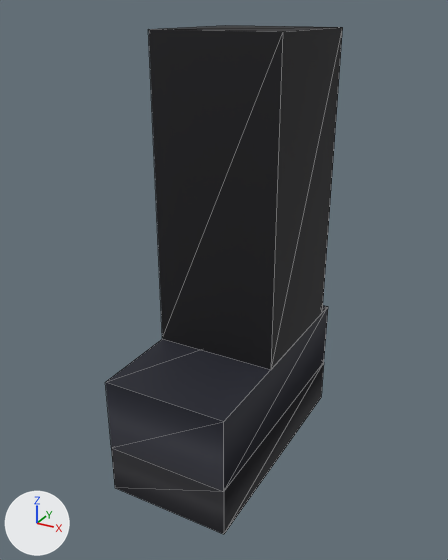
Renders of the OBJ model Resources/runner_leg/runner_leg.obj from each side of a commit.
The view is the same before and after, from a 50 mm lens placed at (0.215, -0.43, 0.024), pointed at (-0.001, -0.037, -0.173). Arrows for +X, +Y and +Z are at lower left; the lights stay in place. The older version comes first. Mesh edges are drawn as thin lines. Where no turn or scale is listed for an object, it has been applied to the vertices. Vertices at exactly the same position are counted once.

Script lines for the objects in view, before the commit:
```python
me_runner_leg = bpy.data.meshes.new('runner_leg')
me_runner_leg.from_pydata(...)  # 20 vertices, 36 faces; spans x -0.05..0.05, y -0.13..0.07, z -0.33..0.01
me_runner_leg.materials.append(mat_runner_leg)  # picture img_runner_leg_png
ob_runner_leg = bpy.data.objects.new('runner_leg', me_runner_leg)
ob_runner_leg.location = (0.0, 0.0, 0.0)
```
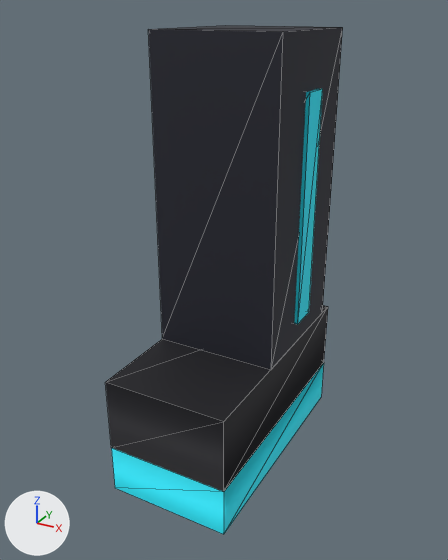
Changed parts and their boxes [x1, y1, x2, y2] in the pictures (448 x 560 px):
part 1 of me_runner_leg, added (cyan): after [294, 89, 323, 324]
part 2 of me_runner_leg, surface changed (lighter): [111, 31, 326, 534] in both

Diff of the bpy script that builds the scene:
```diff
--- a/Resources/runner_leg/runner_leg.obj.py
+++ b/Resources/runner_leg/runner_leg.obj.py
@@ me_runner_leg @@
 # used by ob_runner_leg; location = (0.0, 0.0, 0.0)
-me_runner_leg.from_pydata(...)  # 20 vertices, 36 faces; spans x -0.05..0.05, y -0.13..0.07, z -0.33..0.01
+me_runner_leg.from_pydata(...)  # 28 vertices, 48 faces; spans x -0.053..0.053, y -0.13..0.07, z -0.33..0.01
+# me_runner_leg part 1: a new loose piece, a box spanning x -0.053..0.053, y -0.012..0.012, z -0.21..-0.03, in mat_runner_leg (picture img_runner_leg_png)
+# me_runner_leg part 2: 36 kept faces spanning x -0.05..0.05, y -0.13..0.07, z -0.33..0.01 get new texture (UV) coordinates
 me_runner_leg.materials.append(mat_runner_leg)
```
